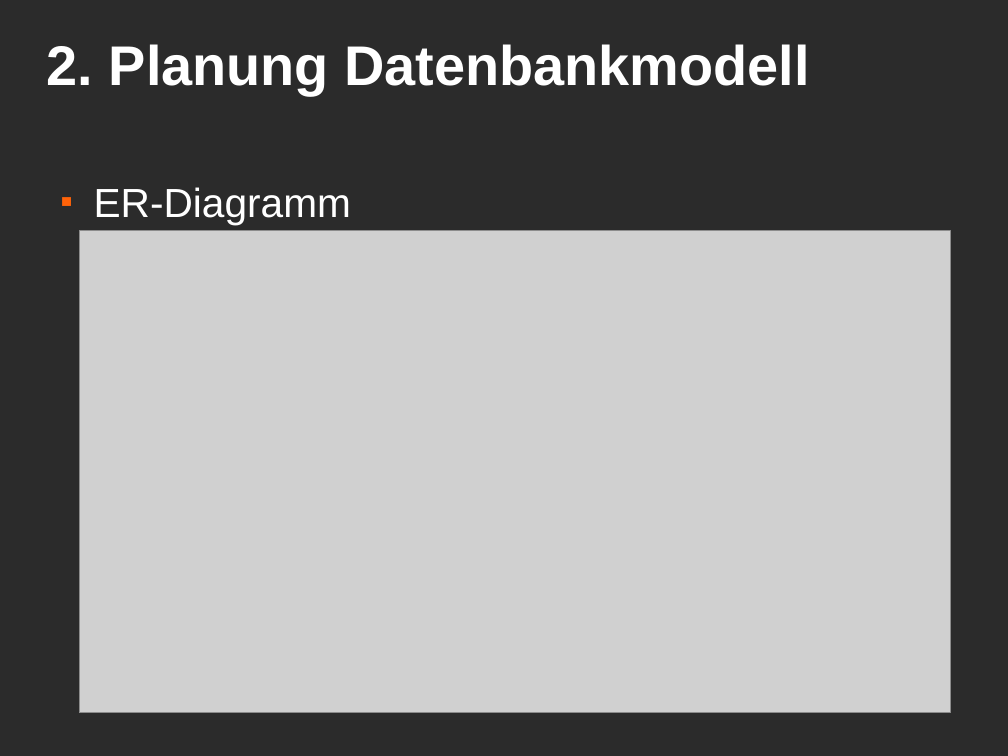
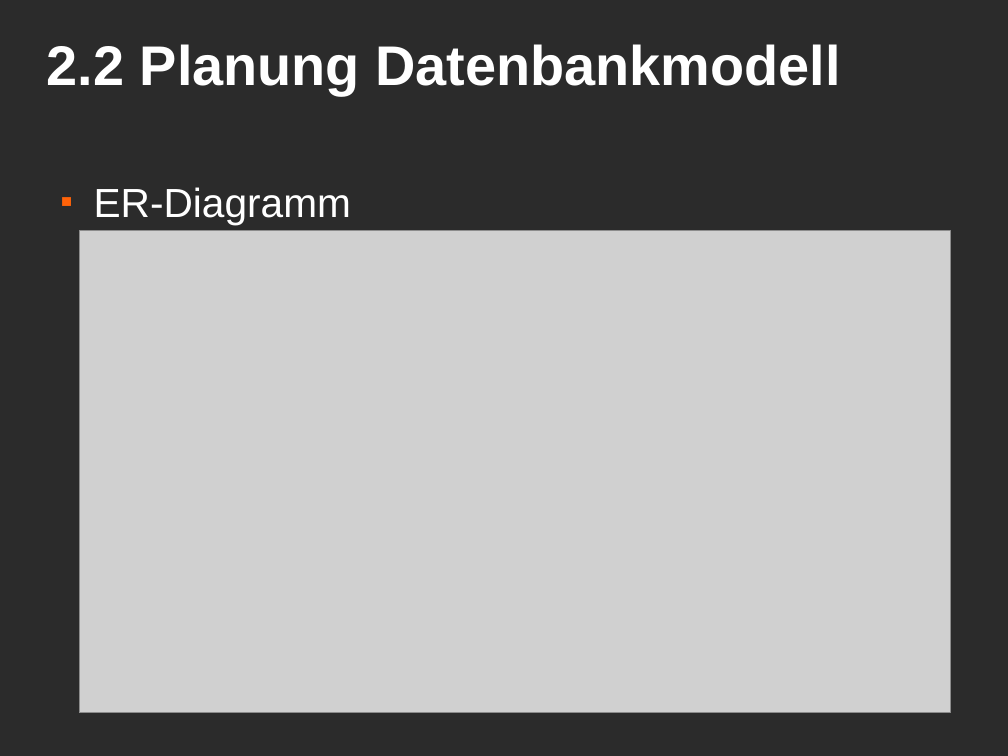
Before and after one commit to MacMuffin/Geldverleih, a slide deck: slide 6 of Geldverleih/geldverleih_präsi.odp (slide 4 before the commit). Drawn at 1008x756 pixels with LibreOffice and Linux fonts; fonts in the diff are those of the drawing; grey boxes stand for pictures; background and template pictures are left out; a plain dark background stands for a picture behind light text. Boxes give left, top, right and bottom in pixels: in the first picture for what was removed or moved away, otherwise in the second. Text is boxed around its words. In the diff, an @@ line names an element or a change of style, - is before the commit and + after.

```diff
--- a/Geldverleih/geldverleih_präsi.odp
+++ b/Geldverleih/geldverleih_präsi.odp
@@ title at bbox=[47, 44, 840, 95]: text changed @@
-2. Planung Datenbankmodell
+2.2 Planung Datenbankmodell
```
Also in this commit, not shown: 9 other slides changed, 9 other files.
